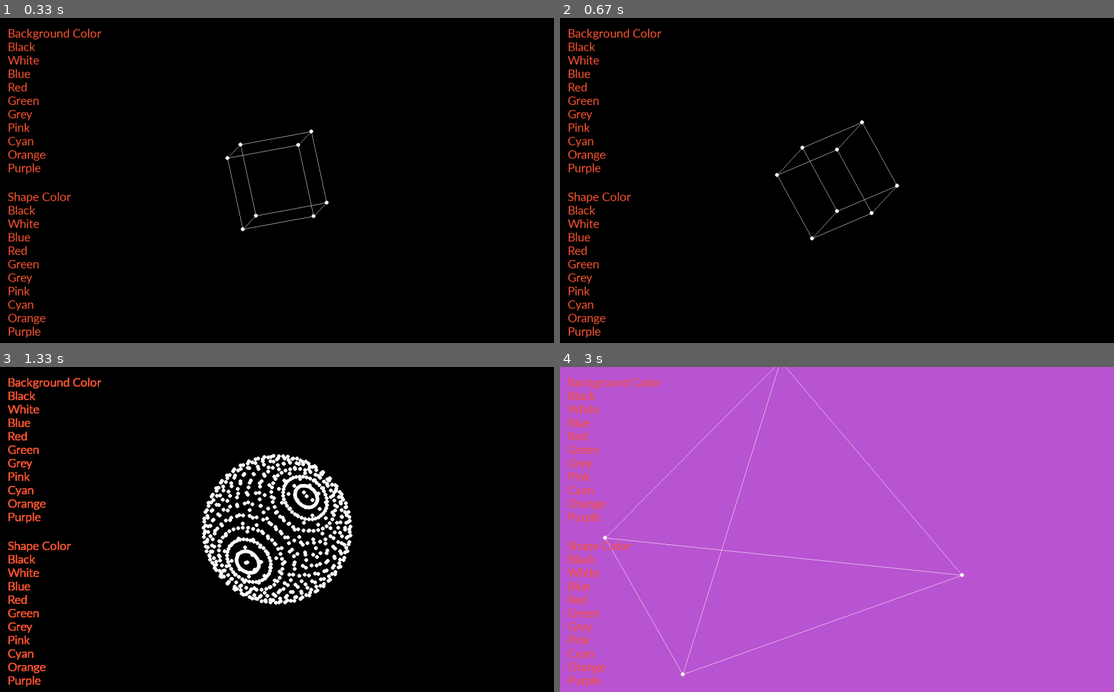
Above: before the commit, frames 1-4 (two rows, left to right).
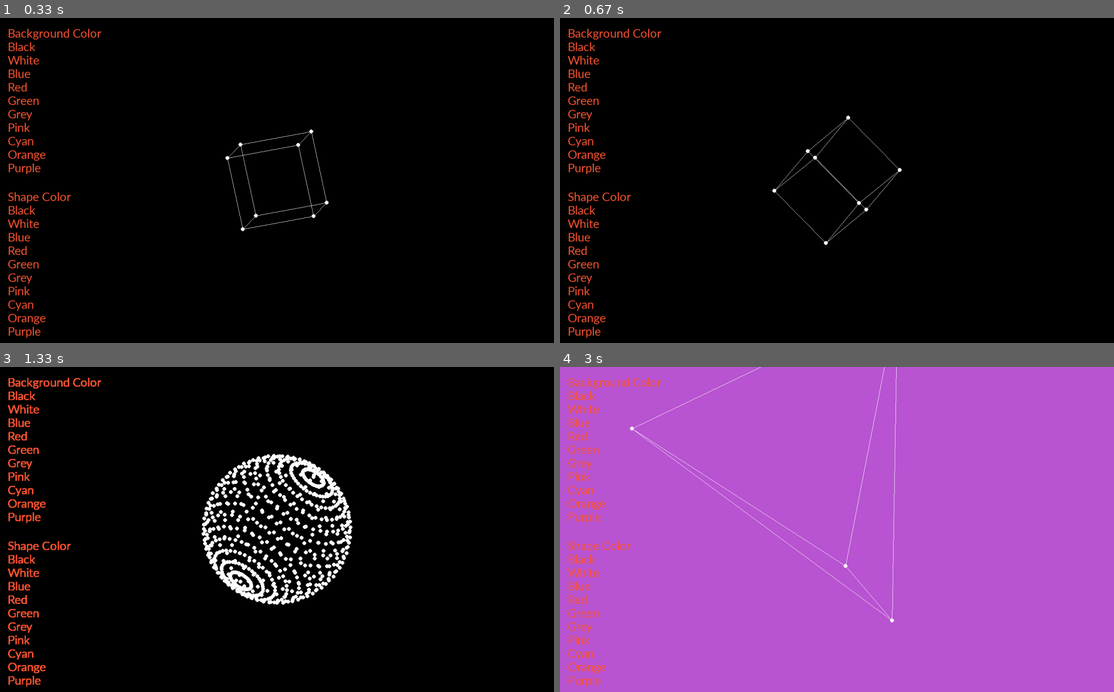
Above: after the commit, the same moments.

Repository: DillTheBeast/Renderer
Game: pygame game, started from PyGameSelection.py
Same seed, same stepped clock (60 frames per second), same inputs: the game is played once before the commit and once after it.
Inputs:
- Up to frame 1 (0.33 s): no input
- Up to frame 2 (0.67 s): tap F at 0.33 s
- Up to frame 3 (1.33 s): hold L 0.67-1.13 s; hold Up 0.67-1.13 s; tap F at 0.73, 1.03, 1.23 s; tap Space at 0.82 s; hold L from 1.17 s (still down); hold Up from 1.17 s (still down); tap B at 1.32 s
- Up to frame 4 (3 s): tap F at 1.53, 2.07, 2.37 s; release L at 1.63 s; release Up at 1.63 s; click "Purple" at 1.72 s; hold Up 2-2.47 s; tap Space at 2.15 s; tap T at 2.83 s

Frame 1 is identical in both runs. In frame 2, 0.7% of the frame differs, in the area x 38-62%, y 29-70%; in frame 3, 5.6%, in the area x 36-64%, y 26-74%; in frame 4, 1.3%.

Commit message:
Update PyGameSelection.py

Diff:
--- a/PyGameSelection.py
+++ b/PyGameSelection.py
@@ -30,6 +30,7 @@
 scale = 96
 circle_pos = [WIDTH / 2, HEIGHT / 2]
 angle = 0
+angleAddition = 0.01
 
 # For Cube
 Cube = Cube()
@@ -145,6 +146,10 @@
             if event.key == pygame.K_l:
                 sphere = not sphere
                 pyramid, cube, triangle, hexPrism = checkShapes(pyramid, cube, triangle, hexPrism)
+            if event.key == pygame.K_f:
+                angleAddition += 0.01
+            if event.key == pygame.K_b:
+                angleAddition -= 0.01
         if event.type == pygame.MOUSEBUTTONDOWN:
             if event.button == 1:  # Check if left mouse button is clicked
                 ColorsAndText.x, ColorsAndText.y = pygame.mouse.get_pos()
@@ -181,10 +186,9 @@
         ])
 
         if forward:
-            #angle += 0.01
-            angle += 0.03
+            angle += angleAddition
         else:
-            angle -= 0.01
+            angle -= angleAddition
 
         screen.fill(ColorsAndText.backgroundColor)
         #Finding out which shape I want to display and displaying it
